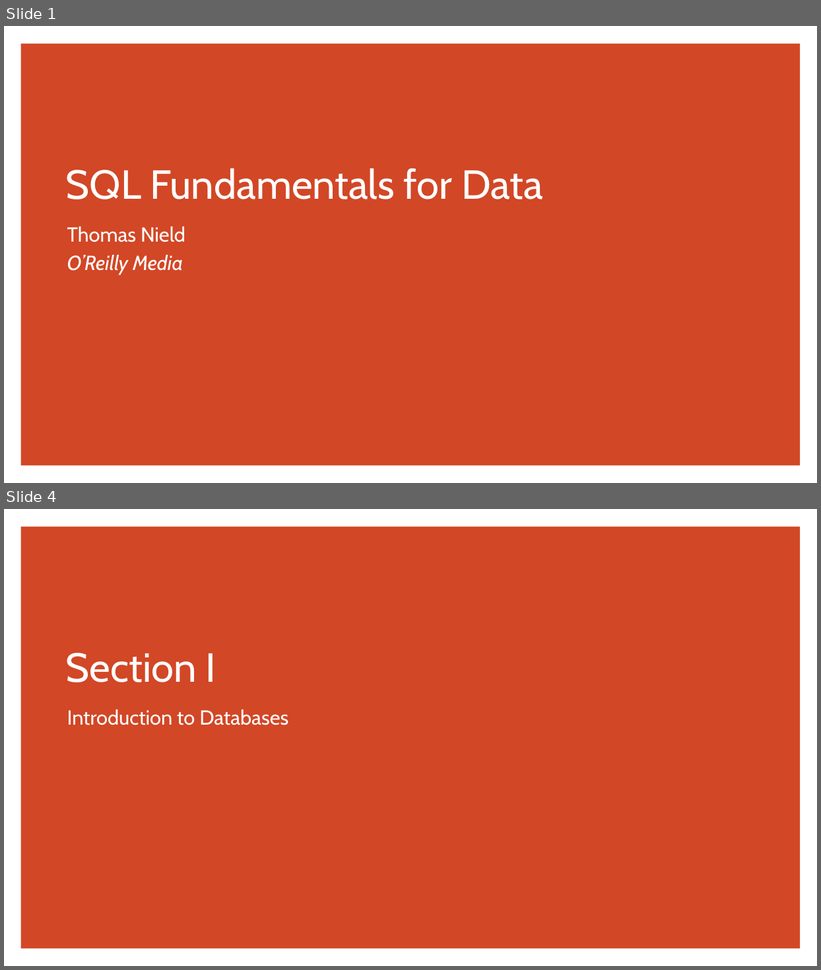
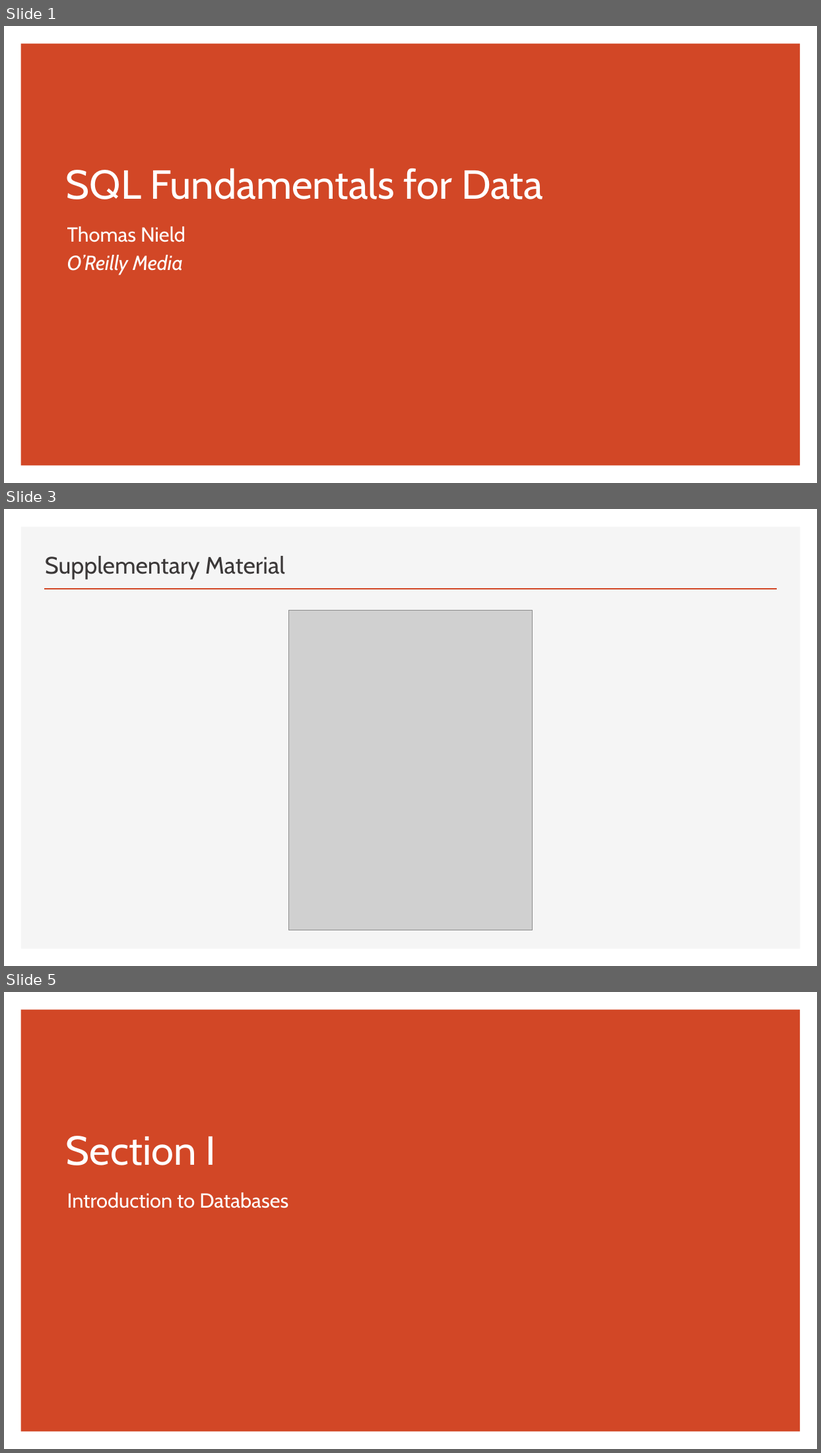
Before and after one commit to thomasnield/oreilly_sql_fundamentals_for_data, a slide deck: notes_and_slides/sql_fundamentals_slides.pptx. Shown one above the other, each under a label of ours: slides 1 and 4 before the commit, slides 1, 3 and 5 after it; the slides between them are not shown. The pictures are 821x970 and 821x1453 pixels, drawn with LibreOffice and Linux fonts; fonts in the diff are those of the drawing; grey boxes stand for pictures. Boxes give left, top, right and bottom in pixels: in the first picture for what was removed or moved away, otherwise in the second. Text is boxed around its words. In the diff, an @@ line names an element or a change of style, - is before the commit and + after.

```diff
--- a/notes_and_slides/sql_fundamentals_slides.pptx
+++ b/notes_and_slides/sql_fundamentals_slides.pptx
@@ slide 3 added at bbox=[4, 509, 817, 966], background #FFFFFF @@
@@ rectangle added at bbox=[21, 527, 801, 949], fill #F5F5F5 @@
@@ title added at bbox=[45, 556, 285, 579], 28 pt, text #3B3838 @@
+Supplementary Material
@@ line added from (44, 589) to (777, 589), #D24726 2 pt @@
@@ picture added at bbox=[289, 610, 533, 930] @@
@@ what was slide 4 is now slide 5 @@
```
Also in this commit, not shown: 10 slides changed, 1 other file.
